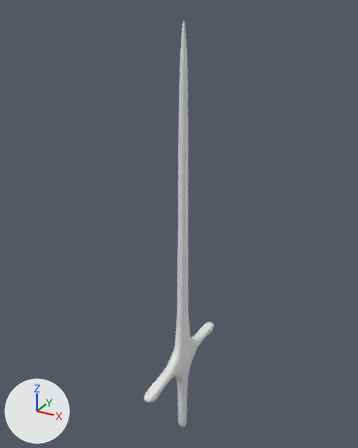
Before and after pictures for a commit that changed the FBX model Assets/3D Models/Weapons/CidSword2.fbx.
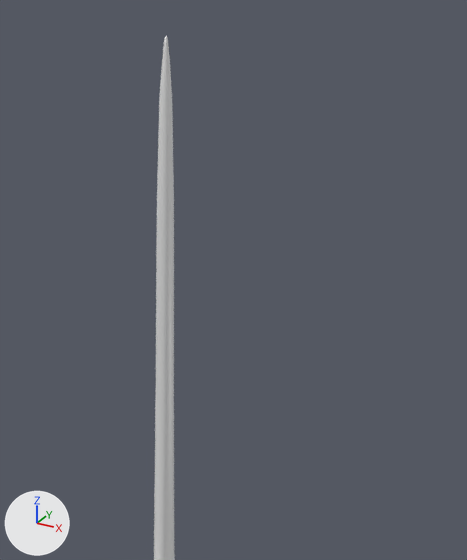
Each version is shown whole from a 50 mm camera at (2.33, -4.32, 3.92) aimed at (-0.12, 0.12, 1.7), then close up on the part from 25% to 99% of the width and 0% to 71% of the height. The lights are fixed; the arrows at lower left show +X, +Y and +Z. The first two pictures are the older version. Where no turn or scale is listed for an object, it has been applied to the vertices.

Script lines for the objects in view, before the commit:
```python
me_cube_001 = bpy.data.meshes.new('Cube.001')
me_cube_001.from_pydata(...)  # 1616 vertices, 1612 faces; spans x -0.08..0.08, y -0.83..0.83, z -1.13..3.8
# faces by material slot: [806, 806]
me_cube_001.materials.append(mat_material_001)  # white #e7e7e7
me_cube_001.materials.append(mat_material_002)  # white #e7e7e7
ob_cube = bpy.data.objects.new('Cube', me_cube_001)
ob_cube.location = (0.0, 0.0, 0.0)
```
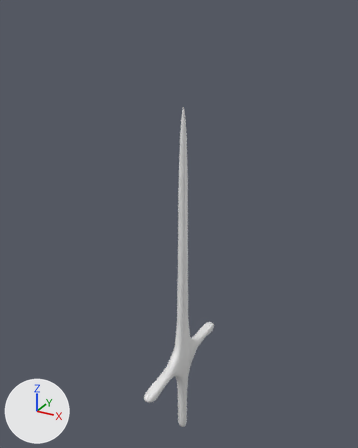
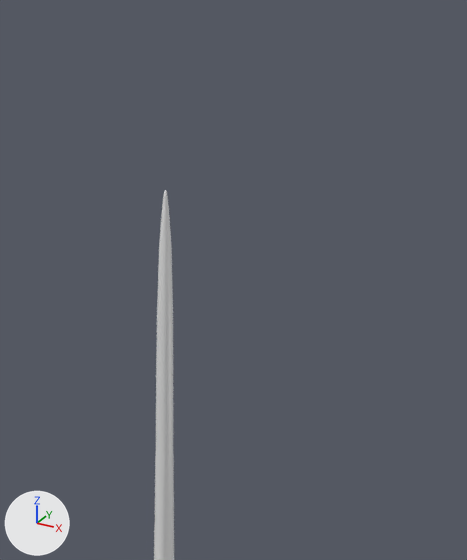
The newer file is also turned or shifted as a whole; pictures and numbers use the older file's frame.

Where the change shows, as pixel boxes (x1, y1, x2, y2) in the close-ups (467 x 560 px):
```json
{"object": "Cube", "change": "reshaped", "before": [154, 36, 175, 560], "after": [154, 190, 174, 560]}
```

Scene script edits in JSON lines:
```json
{"block": "me_cube_001", "where": "# used by ob_cube; location = (0.0, 0.0, 0.0)"}
{"op": "remove", "block": "me_cube_001", "code": "me_cube_001.from_pydata(...)  # 1616 vertices, 1612 faces; spans x -0.08..0.08, y -0.83..0.83, z -1.13..3.8"}
{"op": "add", "block": "me_cube_001", "code": "me_cube_001.from_pydata(...)  # 1616 vertices, 1612 faces; spans x -0.08..0.08, y -0.83..0.83, z -1.13..3.02"}
{"block": "me_cube_001", "change": "me_cube_001 part 1: 270 of 1616 vertices moved; they spanned x -0.07..0.07, y -0.12..0.12, z 0.25..3.8 and now span x -0.07..0.07, y -0.12..0.12, z 0.24..3.02; mean shift (0.0, 0.0, -0.53); largest move (0.02, 0.0, 3.67) -> (0.02, 0.0, 2.89)"}
```
